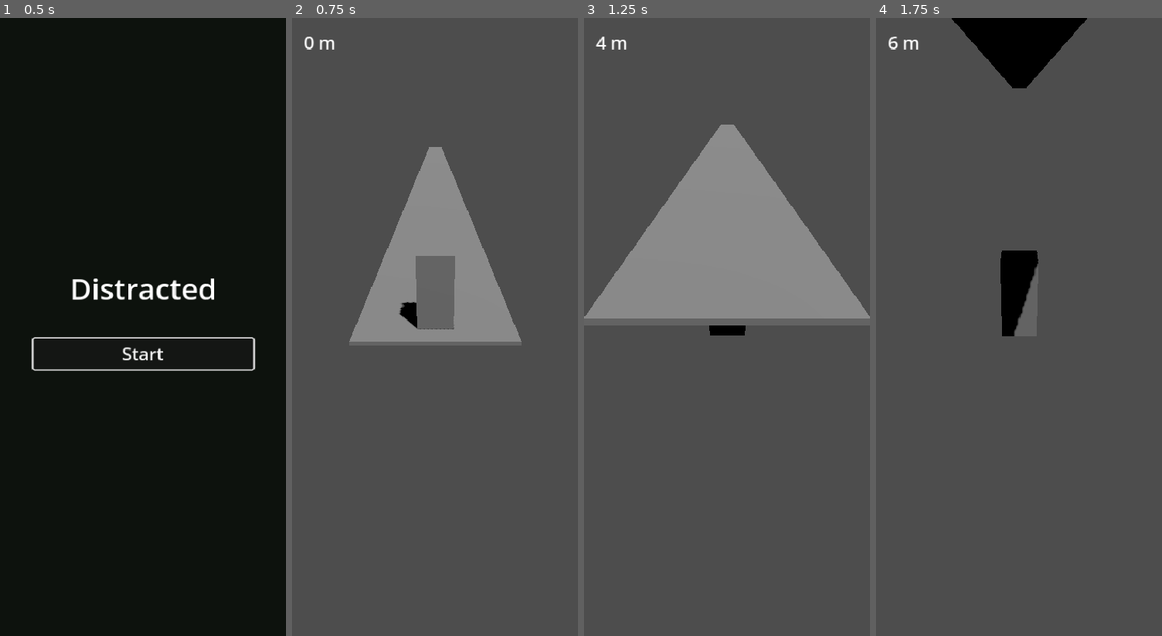
Above: before the commit, frames 1-4 (left to right).
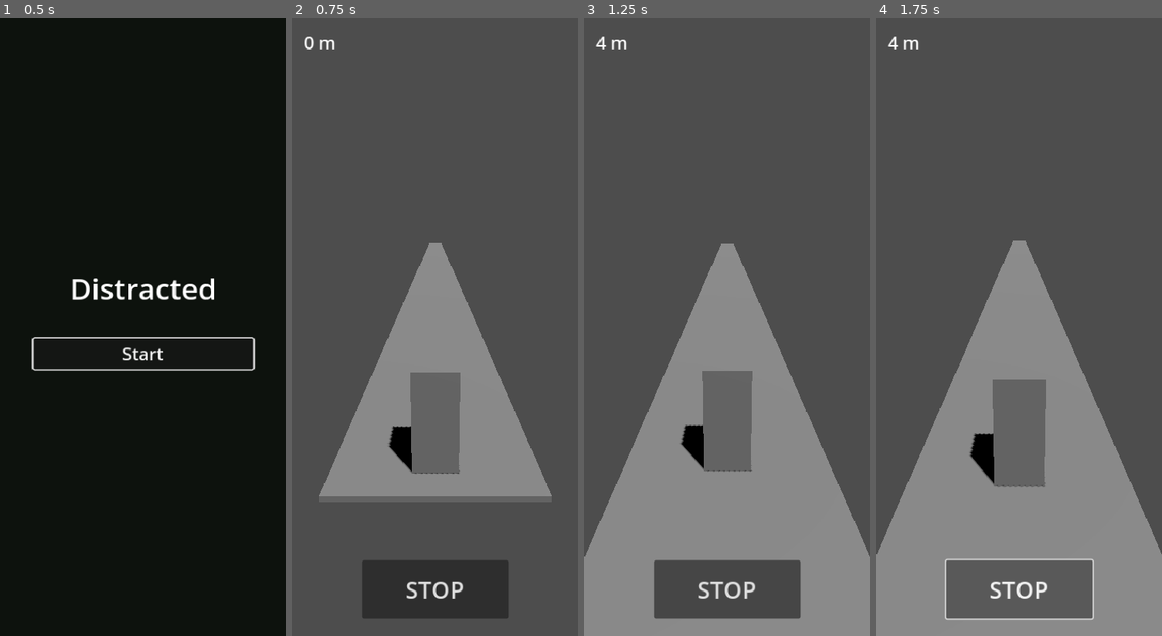
Above: after the commit, the same moments.

Repository: dzieciol-kamil/distracted
Game: Godot game, scene res://scenes/ui/main_menu.tscn
Same seed, same stepped clock (60 frames per second), same inputs: the game is played once before the commit and once after it.
Inputs (mouse positions are in pixels of both pictures, inside the frame that each line leads up to):
- Up to frame 1 (0.5 s): no input
- Up to frame 2 (0.75 s): click "Start" at 0.5 s
- Up to frame 3 (1.25 s): no input
- Up to frame 4 (1.75 s): click (1019, 586) at 1.25 s, where only the run after the commit has a clickable "STOP"

Frame 1 is identical in both runs. In frame 2, 25% of the frame differs, in the area x 9-91%, y 20-98%; in frame 3, 45%, in the area x 0-100%, y 17-100%; in frame 4, 35%.

Commit message:
fix(visuals,ux): playtest fixes — gravity, camera, stop button
Three fixes after first playtest:

1. Player gravity removed. Chunks have no collision shape — player
   was falling infinitely, camera lerp couldn't keep up. MVP has
   no jumps/platforms, so gravity is dead code. Set velocity.y = 0
   instead. Player stays grounded on visible path.

2. Camera repositioned: offset (0,4,6) instead of (0,4,8), and
   looks at a point 10 units AHEAD of player instead of AT player.
   Player now sits in lower portion of screen with road horizon
   visible — Subway Surfers-style POV per spec.

3. On-screen STOP button added at bottom of HUD. HUD emits
   stop_requested signal, Game forwards to Player.stop_pressed —
   matches the StopController contract. Keyboard Space still works
   in parallel.

Co-Authored-By: Claude Haiku 4.5 <noreply@anthropic.com>

Diff:
--- a/src/scenes/game/game.tscn
+++ b/src/scenes/game/game.tscn
@@ -21,7 +21,7 @@
 
 [node name="GameCamera" type="Camera3D" parent="."]
 script = ExtResource("2_cam")
-position = Vector3(0, 4, 8)
+position = Vector3(0, 4, 6)
 
 [node name="DirectionalLight3D" type="DirectionalLight3D" parent="."]
 transform = Transform3D(0.866, -0.433, 0.25, 0, 0.5, 0.866, -0.5, -0.75, 0.433, 0, 10, 0)
--- a/src/scenes/game/hud.tscn
+++ b/src/scenes/game/hud.tscn
@@ -36,3 +36,11 @@
 max_value = 3.0
 value = 3.0
 show_percentage = false
+
+[node name="StopButton" type="Button" parent="."]
+offset_left = 95.0
+offset_top = 740.0
+offset_right = 295.0
+offset_bottom = 820.0
+text = "STOP"
+theme_override_font_sizes/font_size = 32
--- a/src/scripts/game/game.gd
+++ b/src/scripts/game/game.gd
@@ -4,6 +4,7 @@
 @onready var _hazard_container: Node3D = $WorldContainer/HazardContainer
 @onready var _player: Node3D = $Player
 @onready var _stop_controller: Node = $StopController
+@onready var _hud: CanvasLayer = $HUD
 
 func _ready() -> void:
 	GameState.reset_metrics()
@@ -12,6 +13,10 @@
 	NotificationManager.start()
 	_stop_controller.bind_player(_player)
 	_player.collided_with_hazard.connect(_on_player_collided)
+	_hud.stop_requested.connect(_on_ui_stop_requested)
+
+func _on_ui_stop_requested() -> void:
+	_player.stop_pressed.emit()
 
 func _on_player_collided() -> void:
 	if GameState.phase == GameState.GamePhase.GAME_OVER:
--- a/src/scripts/game/game_camera.gd
+++ b/src/scripts/game/game_camera.gd
@@ -1,6 +1,7 @@
 extends Camera3D
 
-const OFFSET: Vector3 = Vector3(0, 4, 8)
+const OFFSET: Vector3 = Vector3(0, 4, 6)
+const LOOK_AHEAD: Vector3 = Vector3(0, 0, -10)
 const FOLLOW_SPEED: float = 10.0
 
 var _target: Node3D
@@ -13,4 +14,4 @@
 		return
 	var desired: Vector3 = _target.global_position + OFFSET
 	global_position = global_position.lerp(desired, FOLLOW_SPEED * delta)
-	look_at(_target.global_position, Vector3.UP)
+	look_at(_target.global_position + LOOK_AHEAD, Vector3.UP)
--- a/src/scripts/game/player.gd
+++ b/src/scripts/game/player.gd
@@ -2,7 +2,6 @@
 
 enum WalkState { WALKING, STOPPED }
 
-const GRAVITY: float = 9.8
 
 signal collided_with_hazard
 signal stop_pressed
@@ -21,7 +20,7 @@
 	if walk_state == WalkState.WALKING:
 		GameState.add_distance(effective_speed * delta)
 
-	velocity.y -= GRAVITY * delta
+	velocity.y = 0.0
 	move_and_slide()
 
 func _input(event: InputEvent) -> void:
--- a/src/scripts/ui/hud.gd
+++ b/src/scripts/ui/hud.gd
@@ -1,9 +1,12 @@
 extends CanvasLayer
+
+signal stop_requested
 
 @onready var _distance_label: Label = $DistanceLabel
 @onready var _notification_area: Control = $NotificationArea
 @onready var _notification_icon: Button = $NotificationArea/NotificationIcon
 @onready var _willpower_bar: ProgressBar = $NotificationArea/WillpowerBar
+@onready var _stop_button: Button = $StopButton
 
 func _ready() -> void:
 	GameState.score_changed.connect(_on_score_changed)
@@ -11,6 +14,7 @@
 	NotificationManager.phone_dismissed.connect(_on_phone_dismissed)
 	NotificationManager.phone_opened.connect(_on_phone_opened)
 	_notification_icon.pressed.connect(_on_notification_icon_pressed)
+	_stop_button.pressed.connect(_on_stop_button_pressed)
 	_willpower_bar.max_value = NotificationManager.WILLPOWER_MAX_MVP
 
 func _process(_delta: float) -> void:
@@ -32,3 +36,6 @@
 
 func _on_notification_icon_pressed() -> void:
 	NotificationManager.request_check_phone()
+
+func _on_stop_button_pressed() -> void:
+	stop_requested.emit()
